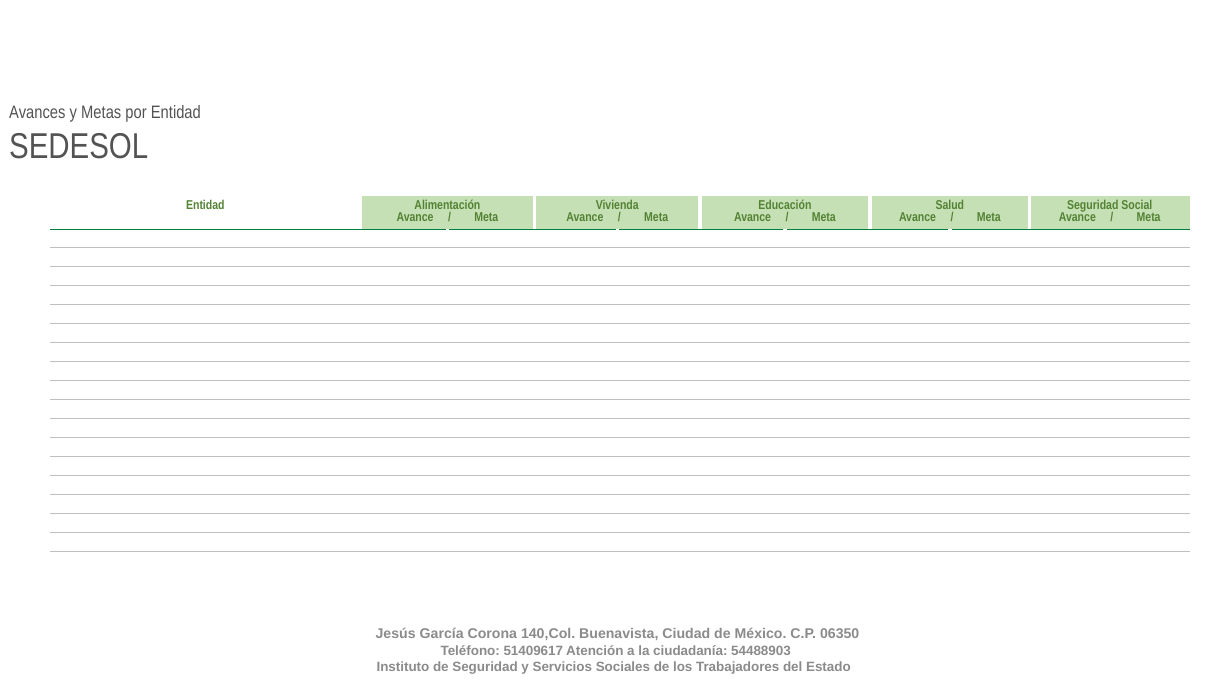
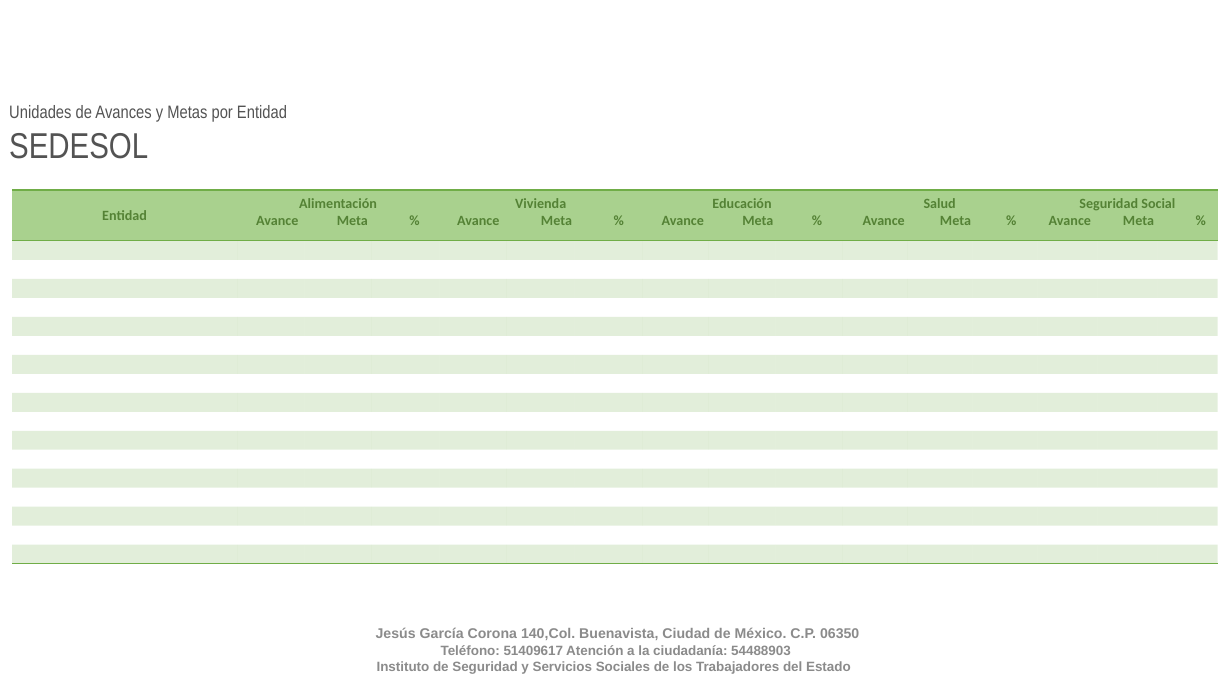
Before and after one commit to fpedro23/djangoISSSTE, a slide deck: slide 5 of djangoISSSTE/static/ppt/presentacion_avances.pptx (slide 4 before the commit). Drawn at 1232x693 pixels with LibreOffice and Linux fonts; fonts in the diff are those of the drawing; background and template pictures are left out. Boxes give left, top, right and bottom in pixels: in the first picture for what was removed or moved away, otherwise in the second. Text is boxed around its words. In the diff, an @@ line names an element or a change of style, - is before the commit and + after.

Commit message:
se mejoró el reporte de presentación de avances, se agregó  unidades de avance, unidades de meta, porcentaje, inversion por avance, inversión por meta, porcentaje, se agregó mapa con información de porcentaje.

```diff
--- a/djangoISSSTE/static/ppt/presentacion_avances.pptx
+++ b/djangoISSSTE/static/ppt/presentacion_avances.pptx
@@ text at <box>9,105,287,122</box>: text changed @@
-Avances y Metas por Entidad
+Unidades de Avances y Metas por Entidad
@@ table at <box>12,190,1215,608</box> @@
-column 2, row 1: Alimentación / Avance / Meta
+column 2, row 1: Alimentación / Avance Meta %
-column 4: Vivienda / Avance / Meta |  |  |  |  |  |  |  |  |  |  |  |  |  |  |  |  | 
-column 5, row 1: Educación / Avance / Meta
+column 5, row 1: Vivienda / Avance Meta %
-column 8: Salud / Avance / Meta |  |  |  |  |  |  |  |  |  |  |  |  |  |  |  |  | 
-column 8, row 1: Seguridad Social / Avance / Meta
+column 8, row 1: Educación / Avance Meta %
+column 10:  |  |  |  |  |  |  |  |  |  |  |  |  |  |  |  |  | 
+column 11: Salud / Avance Meta % |  |  |  |  |  |  |  |  |  |  |  |  |  |  |  |  | 
+column 12:  |  |  |  |  |  |  |  |  |  |  |  |  |  |  |  |  | 
+column 13:  |  |  |  |  |  |  |  |  |  |  |  |  |  |  |  |  | 
+column 14: Seguridad Social / Avance Meta % |  |  |  |  |  |  |  |  |  |  |  |  |  |  |  |  | 
+column 15:  |  |  |  |  |  |  |  |  |  |  |  |  |  |  |  |  | 
+column 16:  |  |  |  |  |  |  |  |  |  |  |  |  |  |  |  |  | 
@@ table: place and size @@
-table at <box>51,196,1190,603</box>
+table at <box>12,190,1215,608</box>
```
Also in this commit, not shown: 3 other slides changed, 3 slides added, 2 other files.
